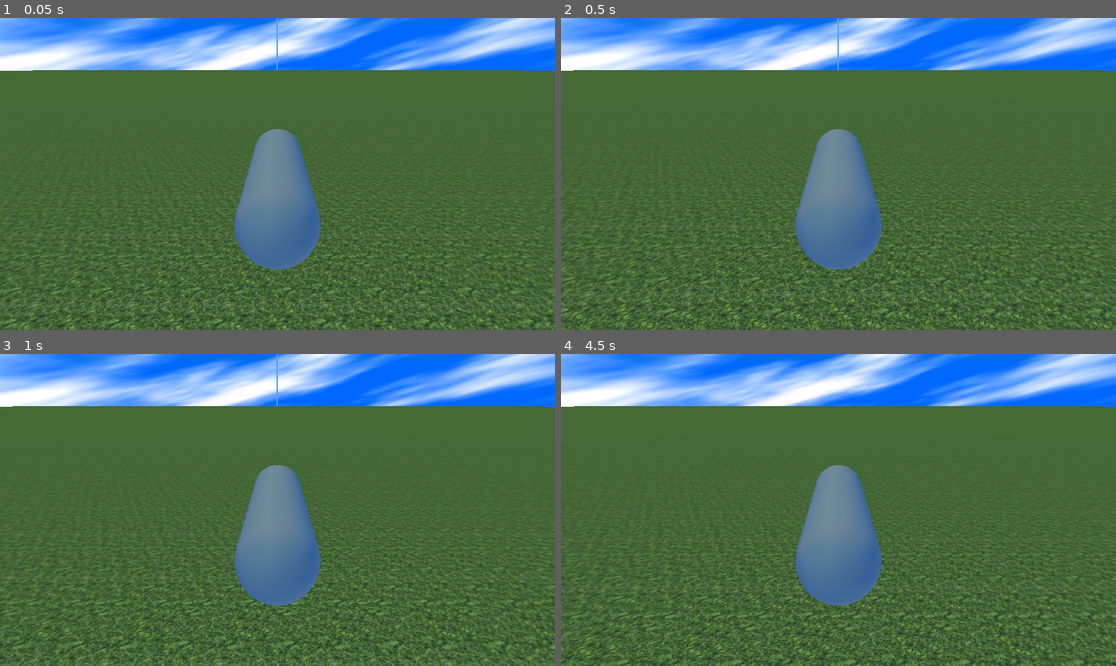
Above: before the commit, frames 1-4 (two rows, left to right).
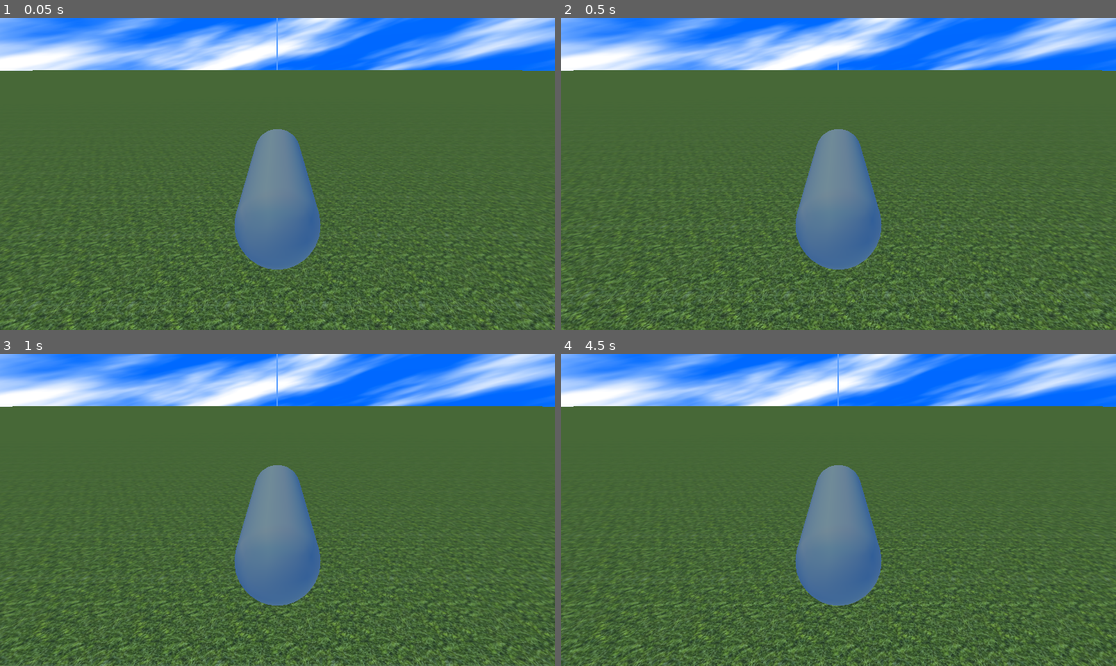
Above: after the commit, the same moments.

Repository: Chris-El-Hachem/plane-simulation
Game: Godot game, scene res://First Demo/world.tscn
Two runs of this game, one before a commit and one after it. Both use one fixed random seed, a clock stepped at 60 frames per second and the inputs below.
Inputs:
- Up to frame 1 (0.05 s): no input
- Up to frame 2 (0.5 s): no input
- Up to frame 3 (1 s): hold W (thrust) from 0.53 s (still down)
- Up to frame 4 (4.5 s): release W (thrust) at 1.28 s; hold W (thrust) 2.03-3.53 s

Frame 1 is identical in both runs. In frame 2, 0.6% of the frame differs, in the area x 0-99%, y 0-100%; in frame 3, 6.3%; in frame 4, 12%, in the area x 0-100%, y 0-100%.

Commit message:
coefficient calculations fixed (maybe)
The plane is actually starting to function like a plane. However, the issue where the plane gets infinite force when it faces straight up still persists and I don't know why. I may address it later and, for now, focus on implementing controls for pitching, rolling, yawing, and maybe better thrust control

Diff:
--- a/First Demo/plane.gd
+++ b/First Demo/plane.gd
@@ -14,6 +14,19 @@
 	const air_density_sea_level = 1.225 # kg/m^2
 	const n = 5.2561
 	return air_density_sea_level * pow(T/T_0, n-1)
+
+func _ready() -> void:
+	var left_wing: AeroSurface = $Surfaces/LeftWing
+	var right_wing: AeroSurface = $Surfaces/LeftWing
+	#left_wing.set_flap_angle(20)
+	#right_wing.set_flap_angle(20)
+	#print('flaps set')
+	#for i in range(1000):
+		#var specific_angle: float = float(i)/10
+		#var air_flow: Vector3 = Vector3(0, sin(deg_to_rad(specific_angle)), -cos(deg_to_rad(specific_angle)))
+		#var forces: Vector3 = left_wing.calculate_forces(air_flow, 1.225)
+		#print(specific_angle)
+	pass
 
 func _physics_process(delta: float) -> void:
 	var forward: Vector3 = -global_transform.basis.z
@@ -39,18 +52,20 @@
 
 		var local_flow_velocity: Vector3 = surface.global_transform.inverse().basis * (world_flow_velocity - angular_velocity.cross(surface.position))
 		local_flow_velocity.x = 0
+		#print(local_flow_velocity)
 
 		var forces: Vector3 = surface.calculate_forces(local_flow_velocity, air_density(position.y))
 
+		print(forces)
 		var lift: Vector3 = forces.x * lift_direction
 		#print(forces.x)
 		var drag: Vector3 = forces.y * drag_direction
 		var moment: Vector3 = forces.z * moment_direction
-		print("forces" + str(forces))
+		#print("forces" + str(forces))
 
 		sum_of_forces += lift + drag
 		sum_of_torques += moment + surface.position.cross(lift + drag)
 
-	print(linear_velocity)
+	#print(linear_velocity)
 	apply_central_force(sum_of_forces)
 	apply_torque(sum_of_torques)
--- a/First Demo/world.tscn
+++ b/First Demo/world.tscn
@@ -91,25 +91,27 @@
 [node name="LeftWing" type="Node3D" parent="Plane/Surfaces"]
 transform = Transform3D(1, 0, 0, 0, 1, 0, 0, 0, 1, -3.5, 0, 0.2)
 script = ExtResource("4_3puiv")
+zero_lift_aoa_deg = -4.0
 chord = 2.0
 span = 4.0
 metadata/_custom_type_script = "uid://ddq8skmkptdx0"
 
 [node name="LeftTail" type="Node3D" parent="Plane/Surfaces"]
-transform = Transform3D(-1, 7.642742e-15, 8.742278e-08, 0, -1, 8.742278e-08, 8.742278e-08, 8.742278e-08, 1, -2.2, 1, 3.3)
+transform = Transform3D(1, 0, 0, 0, 1, 0, 0, 0, 1, -2.2, 1, 3.3)
 script = ExtResource("4_3puiv")
-span = 2.0
+zero_lift_aoa_deg = 2.0
 metadata/_custom_type_script = "uid://ddq8skmkptdx0"
 
 [node name="RightWing" type="Node3D" parent="Plane/Surfaces"]
 transform = Transform3D(1, 0, 0, 0, 1, 0, 0, 0, 1, 3.5, 0, 0.2)
 script = ExtResource("4_3puiv")
+zero_lift_aoa_deg = -4.0
 chord = 2.0
 span = 4.0
 metadata/_custom_type_script = "uid://ddq8skmkptdx0"
 
 [node name="RightTail" type="Node3D" parent="Plane/Surfaces"]
-transform = Transform3D(-1, 7.642742e-15, 8.742278e-08, 0, -1, 8.742278e-08, 8.742278e-08, 8.742278e-08, 1, 2.2, 1, 3.3)
+transform = Transform3D(1, 0, 0, 0, 1, 0, 0, 0, 1, 2.2, 1, 3.3)
 script = ExtResource("4_3puiv")
-span = 2.0
+zero_lift_aoa_deg = 2.0
 metadata/_custom_type_script = "uid://ddq8skmkptdx0"
--- a/aero_surface.gd
+++ b/aero_surface.gd
@@ -78,7 +78,7 @@
 	var flap_effectiveness: float = 1 - (theta - sin(theta)) / PI
 	var delta_lift: float = corrected_lift_slope * flap_effectiveness * _flap_effectiveness_correction(_flap_angle_rad) * _flap_angle_rad
 
-	var zero_lift_aoa_rad: float = deg_to_rad(zero_lift_aoa_deg) - delta_lift / corrected_lift_slope
+	var zero_lift_aoa_rad: float = deg_to_rad(zero_lift_aoa_deg)
 	var zero_lift_aoa: float = zero_lift_aoa_rad - delta_lift / corrected_lift_slope
 
 	var high_stall_angle_rad: float = deg_to_rad(high_stall_angle_deg)
@@ -87,12 +87,12 @@
 	var cl_max_high: float = corrected_lift_slope * (high_stall_angle_rad - zero_lift_aoa_rad) + delta_lift * _lift_coefficient_max_fraction(flap_fraction)
 	var cl_max_low: float = corrected_lift_slope * (low_stall_angle_rad - zero_lift_aoa_rad) + delta_lift * _lift_coefficient_max_fraction(flap_fraction)
 
-	var stall_angle_high: float = zero_lift_aoa * cl_max_high / corrected_lift_slope
-	var stall_angle_low: float = zero_lift_aoa * cl_max_low / corrected_lift_slope
+	var stall_angle_high: float = zero_lift_aoa + cl_max_high / corrected_lift_slope
+	var stall_angle_low: float = zero_lift_aoa + cl_max_low / corrected_lift_slope
 
 	var area: float = chord * span
 	var dynamic_pressure: float = 0.5 * air_density * local_flow_velocity.length_squared()
-	var angle_of_attack: float = atan2(local_flow_velocity.y, -local_flow_velocity.z)
+	var angle_of_attack: float = atan2(local_flow_velocity.y, local_flow_velocity.z)
 
 	var coefficients: Vector3 = _calculate_coefficients(angle_of_attack, corrected_lift_slope, zero_lift_aoa, stall_angle_high, stall_angle_low)
 	forces = coefficients * dynamic_pressure * area
@@ -104,26 +104,29 @@
 
 	var padding_angle_high: float = deg_to_rad(lerp(15, 5, (rad_to_deg(_flap_angle_rad) - min_flap_angle_deg) / (max_flap_angle_deg - min_flap_angle_deg)))
 	var padding_angle_low: float = deg_to_rad(lerp(15, 5, (-rad_to_deg(_flap_angle_rad) - min_flap_angle_deg) / (max_flap_angle_deg - min_flap_angle_deg)))
+	#var padding_angle_high: float = deg_to_rad(lerp(15, 5, (rad_to_deg(_flap_angle_rad) + 50) / (100)))
+	#var padding_angle_low: float = deg_to_rad(lerp(15, 5, (-rad_to_deg(_flap_angle_rad) + 50) / (100)))
 	var padded_stall_angle_high: float = stall_angle_high + padding_angle_high
 	var padded_stall_angle_low: float = stall_angle_low - padding_angle_low
 
 	if angle_of_attack < stall_angle_high and angle_of_attack > stall_angle_low:
 		coefficients = _calculate_coefficients_at_low_aoa(angle_of_attack, corrected_lift_slope, zero_lift_aoa)
-	elif angle_of_attack > padded_stall_angle_high or angle_of_attack < padded_stall_angle_low:
-		coefficients = _calculate_coefficients_at_stall(angle_of_attack, corrected_lift_slope, zero_lift_aoa, stall_angle_high, stall_angle_low)
 	else:
-		var coefficients_low: Vector3
-		var coefficients_stall: Vector3
-		var lerp_param: float
-		if angle_of_attack >= stall_angle_high:
-			coefficients_low = _calculate_coefficients_at_low_aoa(stall_angle_high, corrected_lift_slope, zero_lift_aoa)
-			coefficients_stall = _calculate_coefficients_at_stall(padded_stall_angle_high, corrected_lift_slope, zero_lift_aoa, stall_angle_high, stall_angle_low)
-			lerp_param = (angle_of_attack - stall_angle_high) / (padded_stall_angle_high - stall_angle_high)
+		if angle_of_attack > padded_stall_angle_high or angle_of_attack < padded_stall_angle_low:
+			coefficients = _calculate_coefficients_at_stall(angle_of_attack, corrected_lift_slope, zero_lift_aoa, stall_angle_high, stall_angle_low)
 		else:
-			coefficients_low = _calculate_coefficients_at_low_aoa(stall_angle_low, corrected_lift_slope, zero_lift_aoa)
-			coefficients_stall = _calculate_coefficients_at_stall(padded_stall_angle_low, corrected_lift_slope, zero_lift_aoa, stall_angle_high, stall_angle_low)
-			lerp_param = (angle_of_attack - stall_angle_low) / (padded_stall_angle_low - stall_angle_low)
-		coefficients = coefficients_low.lerp(coefficients_stall, lerp_param)
+			var coefficients_low: Vector3
+			var coefficients_stall: Vector3
+			var lerp_param: float
+			if angle_of_attack > stall_angle_high:
+				coefficients_low = _calculate_coefficients_at_low_aoa(stall_angle_high, corrected_lift_slope, zero_lift_aoa)
+				coefficients_stall = _calculate_coefficients_at_stall(padded_stall_angle_high, corrected_lift_slope, zero_lift_aoa, stall_angle_high, stall_angle_low)
+				lerp_param = (angle_of_attack - stall_angle_high) / (padded_stall_angle_high - stall_angle_high)
+			else:
+				coefficients_low = _calculate_coefficients_at_low_aoa(stall_angle_low, corrected_lift_slope, zero_lift_aoa)
+				coefficients_stall = _calculate_coefficients_at_stall(padded_stall_angle_low, corrected_lift_slope, zero_lift_aoa, stall_angle_high, stall_angle_low)
+				lerp_param = (angle_of_attack - stall_angle_low) / (padded_stall_angle_low - stall_angle_low)
+			coefficients = coefficients_low.lerp(coefficients_stall, lerp_param)
 	return coefficients
 
 func _calculate_coefficients_at_low_aoa(angle_of_attack: float, corrected_lift_slope: float, zero_lift_aoa: float) -> Vector3:
@@ -152,11 +155,11 @@
 	if angle_of_attack > stall_angle_high:
 		lerp_param = (PI/2 - clamp(angle_of_attack, -PI/2, PI/2)) / (PI/2 - stall_angle_high)
 	else:
-		lerp_param = (PI/2 - clamp(angle_of_attack, -PI/2, PI/2)) / (-PI/2 - stall_angle_low)
+		lerp_param = (-PI/2 - clamp(angle_of_attack, -PI/2, PI/2)) / (-PI/2 - stall_angle_low)
 	induced_angle = lerp(0.0, induced_angle, lerp_param)
 	var effective_angle: float = angle_of_attack - zero_lift_aoa - induced_angle
 
-	var normal_coefficient: float = _friction_at_90_degrees(_flap_angle_rad) * sin(effective_angle) * (1 / (0.56 + 0.44 * abs(sin(effective_angle)))) - 0.41 * (1 - exp(-17/aspect_ratio))
+	var normal_coefficient: float = _friction_at_90_degrees(_flap_angle_rad) * sin(effective_angle) * (1 / (0.56 + 0.44 * abs(sin(effective_angle))) - 0.41 * (1 - exp(-17/aspect_ratio)))
 	var tangential_coefficient: float = 0.5 * skin_friction * cos(effective_angle)
 
 	var lift_coefficient: float = normal_coefficient * cos(effective_angle) - tangential_coefficient * sin(effective_angle)
